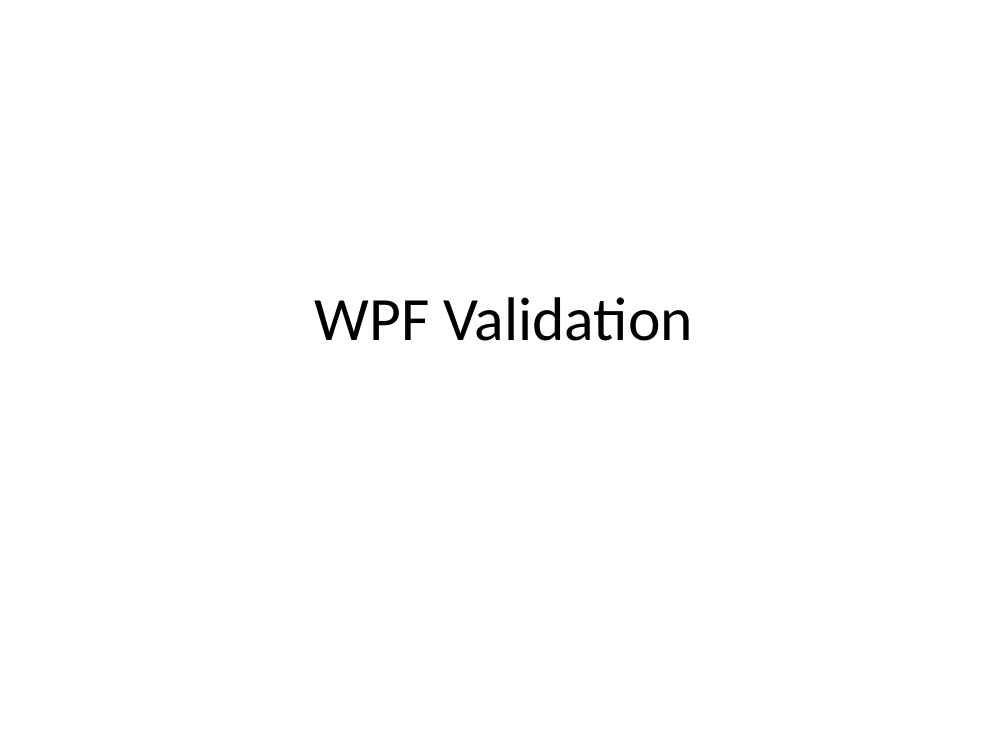
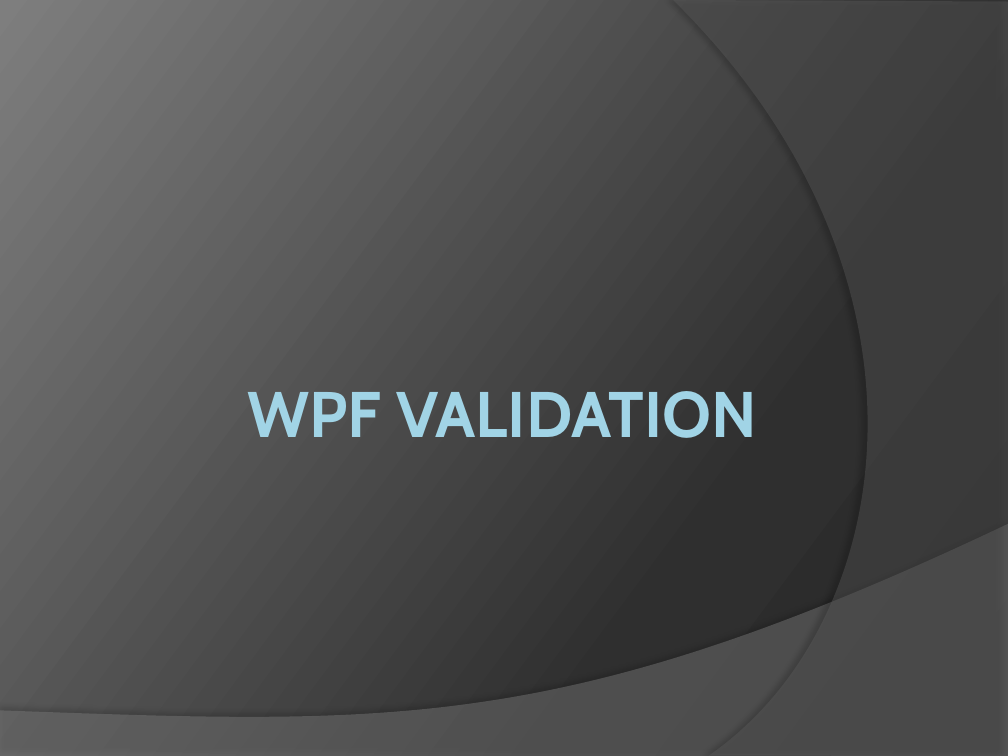
Before and after one commit to RookieOne/WPF-Input-Validation, a slide deck: slide 1 of WPF Validation.pptx. Drawn at 1008x756 pixels with LibreOffice and Linux fonts; fonts in the diff are those of the drawing. Boxes give left, top, right and bottom in pixels: in the first picture for what was removed or moved away, otherwise in the second. Text is boxed around its words. In the diff, an @@ line names an element or a change of style, - is before the commit and + after.

```diff
--- a/WPF Validation.pptx
+++ b/WPF Validation.pptx
@@ background #FFFFFF to gradient #282828 to #2F2F2F to #7E7E7E @@
@@ freeform shape added at [673, 0, 1008, 756], fill #5E5E5E at 40% opacity @@
@@ title "WPF VALIDATION" at [248, 391, 757, 438]: vertical alignment middle to top @@
@@ title at [248, 391, 757, 438]: text changed; size 44 to 46 pt; font Calibri to Cabin; text colour #000000 to gradient #A1D4E7 to #58808D; bold on @@
-WPF Validation
+WPF VALIDATION
@@ freeform shape added at [0, 524, 1008, 756], fill #7F7F7F at 45% opacity @@
```
Also in this commit, not shown: 1 other slide changed, 22 slides added.
